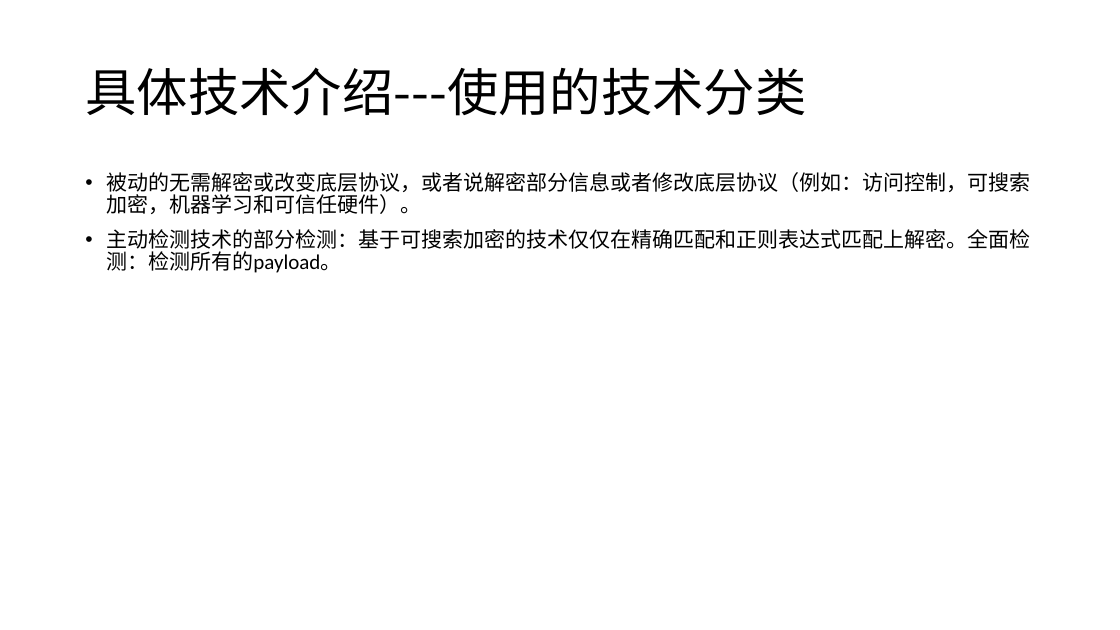
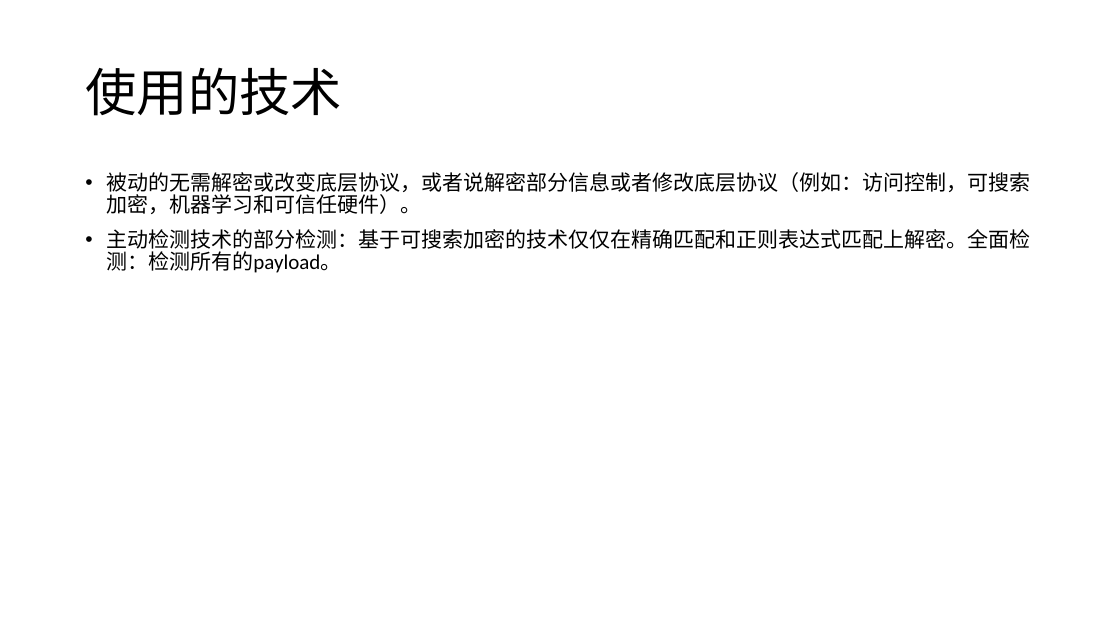
Before and after one commit to mikami-yua/security_papers, a slide deck: slide 17 of 深度包检测.pptx (slide 24 before the commit). Drawn at 1120x630 pixels with LibreOffice and Linux fonts; fonts in the diff are those of the drawing. Boxes give left, top, right and bottom in pixels: in the first picture for what was removed or moved away, otherwise in the second. Text is boxed around its words. In the diff, an @@ line names an element or a change of style, - is before the commit and + after.

```diff
--- a/深度包检测.pptx
+++ b/深度包检测.pptx
@@ title at [85, 68, 342, 116]: text changed @@
-具体技术介绍---使用的技术分类
+使用的技术
```
Also in this commit, not shown: 32 other slides changed, 9 slides added, 8 slides removed, 19 other files.
